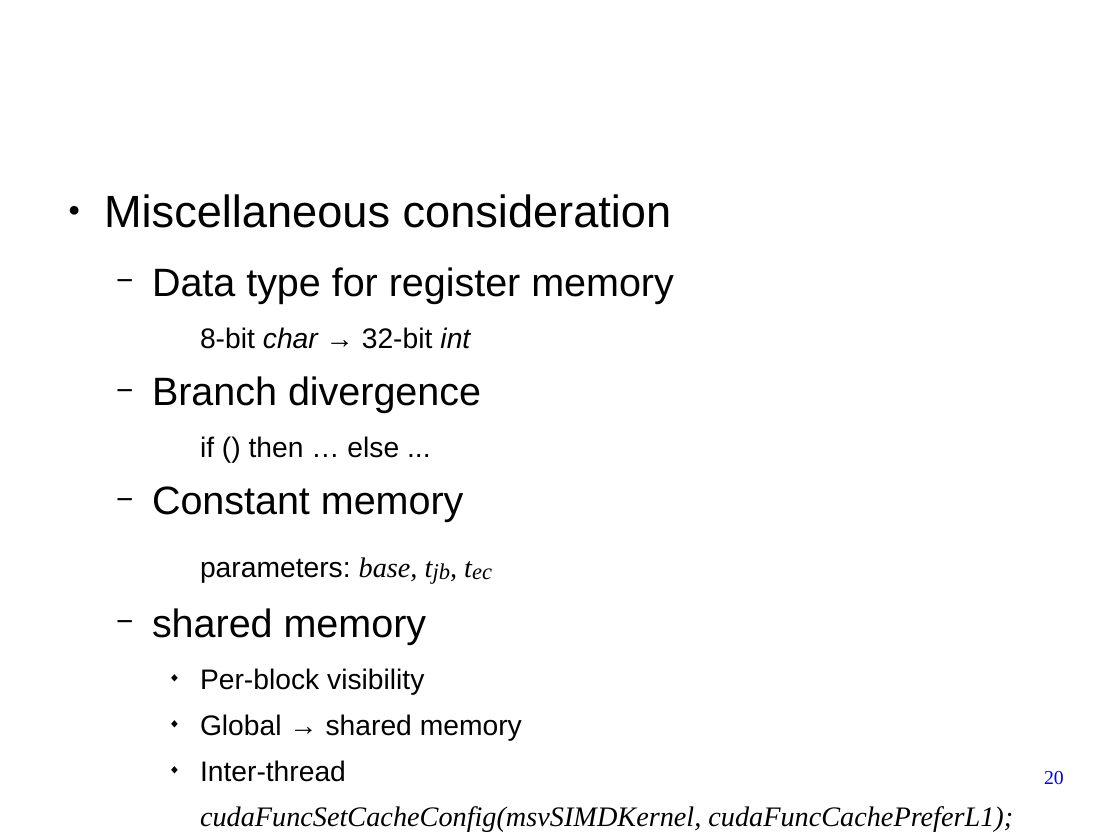
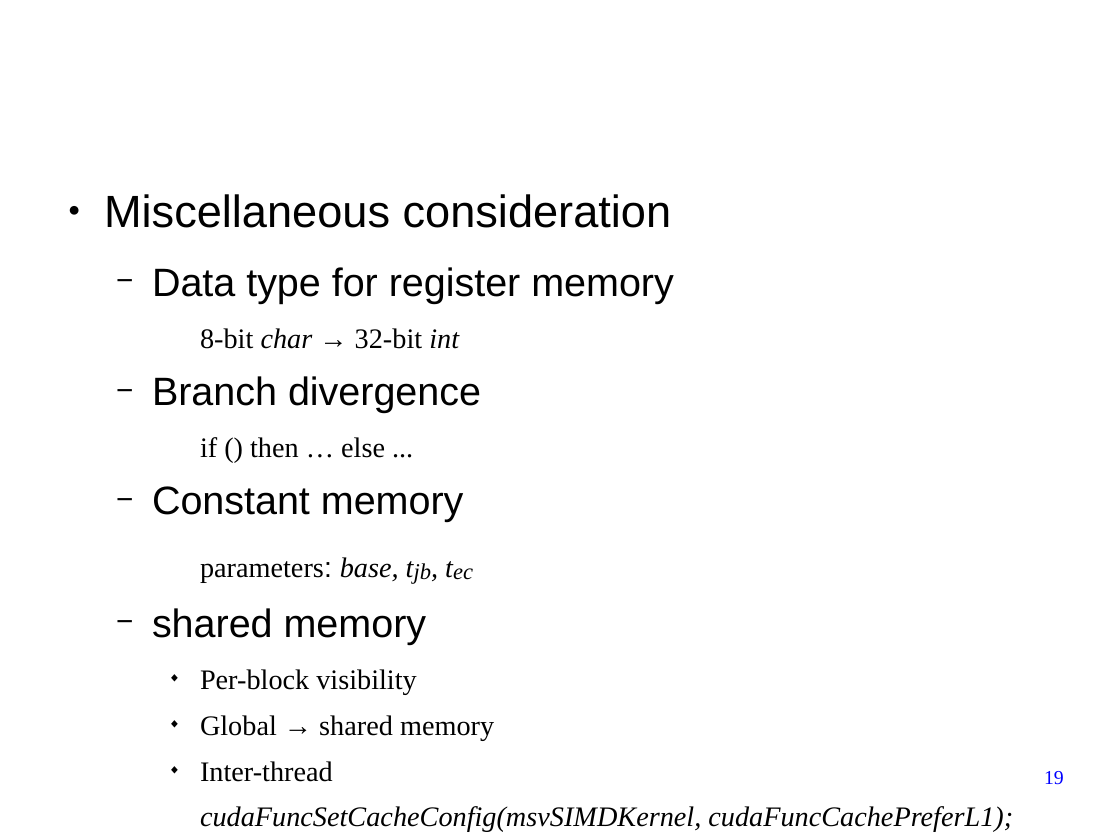
Before and after one commit to forestcheng/cudahmmsearch, a slide deck: slide 19 of thesis/thesisDefense.odp (slide 20 before the commit). Drawn at 1120x840 pixels with LibreOffice and Linux fonts; fonts in the diff are those of the drawing; background and template pictures are left out. Boxes give left, top, right and bottom in pixels: in the first picture for what was removed or moved away, otherwise in the second. Text is boxed around its words. In the diff, an @@ line names an element or a change of style, - is before the commit and + after.

```diff
--- a/thesis/thesisDefense.odp
+++ b/thesis/thesisDefense.odp
@@ text at (x1=200, y1=328, x2=494, y2=782): font Arial to Times New Roman in "8-bit char → 32-bit int", "if () then … else ...", "parameters:", "Per-block visibility" and 2 more places @@
@@ page number at (x1=1044, y1=771, x2=1064, y2=785): text changed @@
-20
+19
```
Also in this commit, not shown: 9 other slides changed, 1 slide removed.
